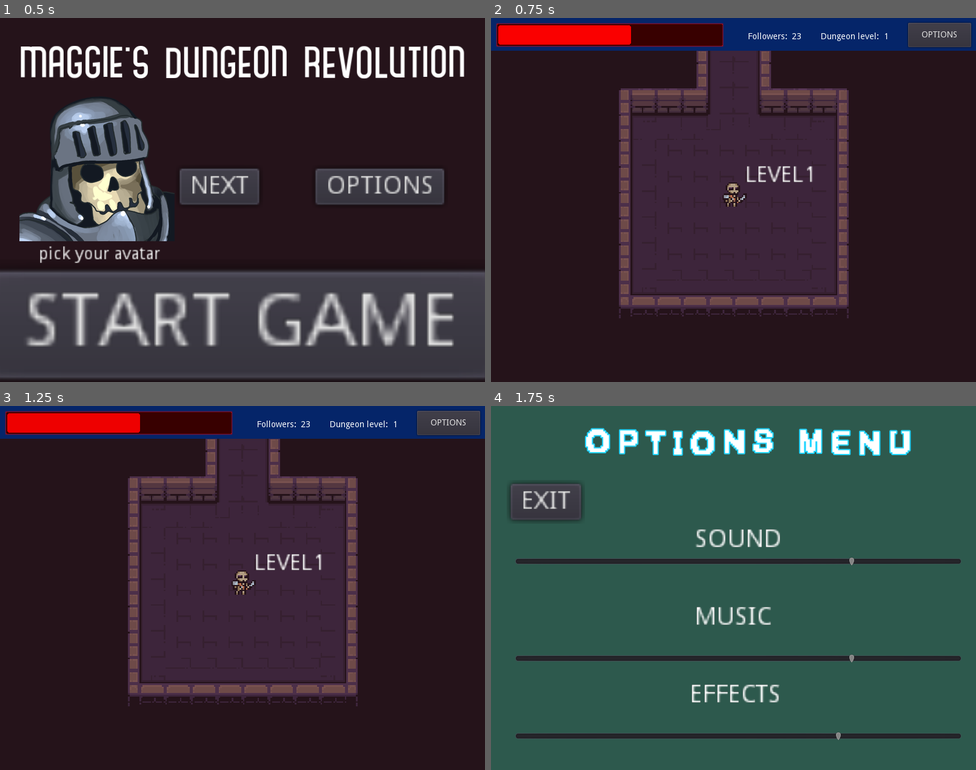
Above: before the commit, frames 1-4 (two rows, left to right).
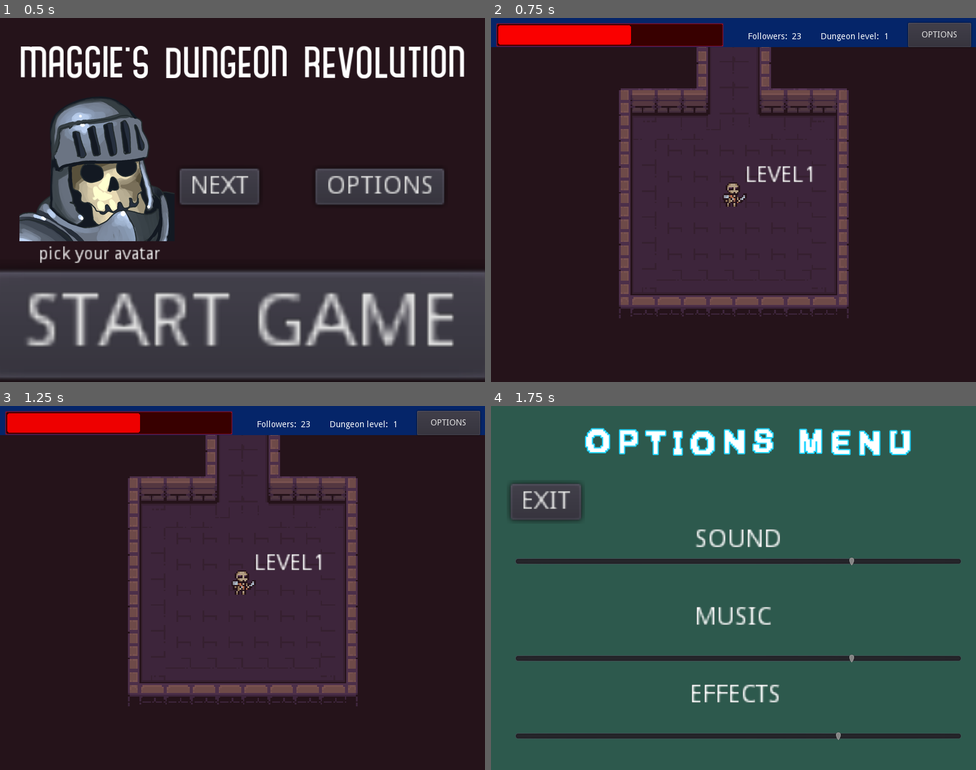
Above: after the commit, the same moments.

Repository: ktosox/Godot_Wild_06_2020
Game: Godot game, scene res://SplashScreen.tscn
Two runs of this game, one before a commit and one after it. Both use one fixed random seed, a clock stepped at 60 frames per second and the inputs below. Sound files missing from this copy of the repository are replaced by a short silence.
Inputs:
- Up to frame 1 (0.5 s): no input
- Up to frame 2 (0.75 s): click "START GAME" at 0.5 s
- Up to frame 3 (1.25 s): no input
- Up to frame 4 (1.75 s): click "OPTIONS" at 1.25 s

Frame 1 is identical in both runs. In frame 2, 1.0% of the frame differs, in the area x 0-100%, y 8-9%; in frame 3, 1.0%; in frame 4, nothing differs.

Commit message:
working on enemy combat code

Diff:
--- a/Game/Battle/Battle_View.gd
+++ b/Game/Battle/Battle_View.gd
@@ -30,6 +30,8 @@
 
 var playerStatus = [] #status ID followed by time in turns
 var enemyStatus = []
+
+var enemySkillState = [0,0,0,0,0] # keeps the cooldown state for enemy skills
 
 onready var textField = $VBoxContainer/ButtonSpace/RichTextLabel
 
@@ -152,7 +154,11 @@
 	pass
 
 func enemy_turn():
-	#tick CDs
+	#tick cooldowns
+	for z in [0,1,2,3,4] :
+		if(enemySkillState[z] > 0):
+			enemySkillState[z]-=1
+
 
 	if(enemyStatus.size()>0):
 		print("enemy has a ststus effect!")
@@ -206,6 +212,60 @@
 ##	trgt_bttn.toggle_border(true)
 ##	trgt_bttn.hint_tooltip = skill_data[0] +  '\n' + skill_data[1]
 #	pass
+
+func enemy_attack():
+	#pick an attack
+	var skill_pool = [1,2,3,4,5]
+	for z in [0,1,2,3,4] :
+		if enemySkillState[z] !=0 :
+			skill_pool.remove(z)
+
+	var base_dmg = 0
+#	var selected_skill = SM.get_skill(skill_map[bttn])
+#	print(selected_skill)
+#	if (selected_skill["Cooldown"]!=0):
+#		button_map[bttn].CD = selected_skill["Cooldown"]
+#		button_map[bttn].toggle_border(false)
+#	base_dmg+=selected_skill["Damange"]
+#	if(base_dmg!=0):
+#		base_dmg+=playerMod
+#		playerMod=0
+#		enemy_hp_bar.value-=base_dmg
+#		if(enemy_hp_bar.value<=0):
+#			enemy_defeat()
+#	enemyStatus=[selected_skill["StatusType"],selected_skill["StatusTurns"]]
+#	if(selected_skill["PlayerMod"]!=0):
+#		playerMod = selected_skill["PlayerMod"]
+#	if(selected_skill["EnemyMod"]!=0):
+#		enemyMod = selected_skill["EnemyMod"]
+
+
+
+
+
+
+#	if(skill[4]<0):
+#		GM.set_player_HP(skill[4])
+#
+#		if(GM.playerHP<0):
+#			player_defeat()
+#	print("dmg player for "+String(skill[4]))
+#	if(skill[3]>0):
+#		print("enemy heals self for "+String(skill[3]))
+#		enemy_morale += skill[3]
+#
+#		enemy_hp_bar.value = enemy_morale
+
+	#player_hp_bar.value = GM.playerHP
+
+#	textField.append_bbcode("The enemy decided to "+skill[0])
+#	textField.newline()
+#	if(textField.get_line_count()>6):
+#		textField.remove_line(0)
+	player_turn()
+	pass
+
+
 
 func negociate_step1():
 	current_step = 1
@@ -417,31 +477,7 @@
 		negociate_step1()
 	pass
 
-func enemy_attack():
-	#pick an attack
-	var random_skill = 1 + randi()%10
-
-
-#	if(skill[4]<0):
-#		GM.set_player_HP(skill[4])
-#
-#		if(GM.playerHP<0):
-#			player_defeat()
-#	print("dmg player for "+String(skill[4]))
-#	if(skill[3]>0):
-#		print("enemy heals self for "+String(skill[3]))
-#		enemy_morale += skill[3]
-#
-#		enemy_hp_bar.value = enemy_morale
-
-	#player_hp_bar.value = GM.playerHP
-
-#	textField.append_bbcode("The enemy decided to "+skill[0])
-#	textField.newline()
-#	if(textField.get_line_count()>6):
-#		textField.remove_line(0)
-	player_turn()
-	pass
+
 
 func player_defeat():
 
--- a/Game/Battle/Battle_View.tscn
+++ b/Game/Battle/Battle_View.tscn
@@ -96,7 +96,7 @@
 [node name="ActorSpace" type="ColorRect" parent="VBoxContainer"]
 self_modulate = Color( 0.717647, 0.717647, 0.717647, 0.196078 )
 margin_right = 800.0
-margin_bottom = 316.0
+margin_bottom = 328.0
 size_flags_horizontal = 3
 size_flags_vertical = 3
 size_flags_stretch_ratio = 0.8
@@ -116,13 +116,14 @@
 
 [node name="BarSpace" type="ColorRect" parent="VBoxContainer"]
 self_modulate = Color( 1, 1, 1, 0.741176 )
-margin_top = 320.0
+margin_top = 332.0
 margin_right = 800.0
-margin_bottom = 356.0
-rect_min_size = Vector2( 0, 36 )
+margin_bottom = 396.0
+rect_min_size = Vector2( 0, 64 )
 color = Color( 0, 0.203922, 0.388235, 1 )
 
 [node name="ChaosBar" type="ProgressBar" parent="VBoxContainer/BarSpace"]
+visible = false
 modulate = Color( 1, 0, 0.933333, 1 )
 material = SubResource( 2 )
 anchor_top = 0.5
@@ -140,6 +141,7 @@
 }
 
 [node name="ConvinceBar" type="ProgressBar" parent="VBoxContainer/BarSpace"]
+visible = false
 modulate = Color( 1, 0.968627, 0.137255, 1 )
 material = SubResource( 2 )
 anchor_top = 0.5
@@ -157,35 +159,57 @@
 }
 
 [node name="PlayerHP" type="ProgressBar" parent="VBoxContainer/BarSpace"]
-modulate = Color( 1, 0, 0, 1 )
+self_modulate = Color( 1, 0, 0, 1 )
 material = SubResource( 3 )
 margin_left = 32.0
-margin_top = 4.0
+margin_top = 12.0
 margin_right = 288.0
-margin_bottom = 32.0
+margin_bottom = 52.0
 value = 50.0
 percent_visible = false
 __meta__ = {
 "_edit_use_anchors_": false
 }
 
+[node name="Label" type="Label" parent="VBoxContainer/BarSpace/PlayerHP"]
+margin_left = 112.0
+margin_top = 8.0
+margin_right = 152.0
+margin_bottom = 22.0
+rect_scale = Vector2( 2, 2 )
+text = "HP"
+__meta__ = {
+"_edit_use_anchors_": false
+}
+
 [node name="EnemyHP" type="ProgressBar" parent="VBoxContainer/BarSpace"]
-modulate = Color( 1, 0, 0, 1 )
+self_modulate = Color( 1, 0, 0, 1 )
 material = SubResource( 4 )
 margin_left = 512.0
-margin_top = 4.0
+margin_top = 12.0
 margin_right = 768.0
-margin_bottom = 32.0
+margin_bottom = 52.0
 percent_visible = false
 __meta__ = {
 "_edit_use_anchors_": false
 }
 
+[node name="Label2" type="Label" parent="VBoxContainer/BarSpace/EnemyHP"]
+margin_left = 112.0
+margin_top = 8.0
+margin_right = 152.0
+margin_bottom = 22.0
+rect_scale = Vector2( 2, 2 )
+text = "HP"
+__meta__ = {
+"_edit_use_anchors_": false
+}
+
 [node name="ButtonSpace" type="ColorRect" parent="VBoxContainer"]
-margin_top = 360.0
+margin_top = 400.0
 margin_right = 800.0
 margin_bottom = 600.0
-rect_min_size = Vector2( 0, 240 )
+rect_min_size = Vector2( 0, 200 )
 mouse_filter = 2
 color = Color( 0, 0, 0, 1 )
 
@@ -224,7 +248,7 @@
 margin_left = 192.0
 margin_top = 8.0
 margin_right = 592.0
-margin_bottom = 224.0
+margin_bottom = 192.0
 custom_fonts/normal_font = ExtResource( 4 )
 bbcode_enabled = true
 __meta__ = {
@@ -256,8 +280,11 @@
 [node name="ButtonBlocker" type="ColorRect" parent="VBoxContainer/ButtonSpace"]
 margin_top = -2.0
 margin_right = 800.0
-margin_bottom = 240.0
+margin_bottom = 198.0
 color = Color( 0, 0, 0, 0.698039 )
+__meta__ = {
+"_edit_use_anchors_": false
+}
 
 [node name="EndScreen" type="ColorRect" parent="."]
 pause_mode = 2
--- a/Game/GameManager.gd
+++ b/Game/GameManager.gd
@@ -1,9 +1,6 @@
 extends Node
 
 
-# Declare member variables here. Examples:
-# var a = 2
-# var b = "text"
 var battleViewScene = preload("res://Battle/Battle_View.tscn")
 
 var creditsScene = "res://Credits.tscn"
@@ -15,22 +12,23 @@
 var guardPool = [load("res://Battle/Avatars/dark_knight_04.png"),load("res://Battle/Avatars/living_armor_01.png"),load("res://Battle/Avatars/living_armor_03.png")]
 var dudePool = [load("res://Battle/Avatars/goblin_02.png"),load("res://Battle/Avatars/troll_01.png"),load("res://Battle/Avatars/orc_02.png")]
 
-var playerSkillUpgrades=[false,false,false,false]
 
 
+#Key references used by multiple scenes
 var current_level
 var currentPlayer
 var currentBattle
+var battleCallerData
 
+#Player data
+var playerSkillUpgrades=[false,false,false,false]
 var playerHP = 100
 var playerHPMax = 100
 var playerAvatar = load("res://Battle/Avatars/skeleton_07.png")
 var SUPPORT = 0
-
 var inBattle = false
 
-var battleCallerData
-
+#These need to be updated to match the new color scheme
 export var colorLogical = Color()
 export var colorEmotion = Color()
 export var colorLawful = Color()
--- /dev/null
+++ b/Game/Node2D.tscn
@@ -0,0 +1,36 @@
+[gd_scene load_steps=5 format=2]
+
+[ext_resource path="res://RigidBody2D.gd" type="Script" id=1]
+[ext_resource path="res://icon.png" type="Texture" id=2]
+
+[sub_resource type="RectangleShape2D" id=1]
+extents = Vector2( 32, 32 )
+
+[sub_resource type="RectangleShape2D" id=2]
+extents = Vector2( 300, 10 )
+
+[node name="Node2D" type="Node2D"]
+
+[node name="RigidBody2D" type="RigidBody2D" parent="."]
+position = Vector2( 344, 136 )
+input_pickable = true
+mass = 9.0
+script = ExtResource( 1 )
+
+[node name="CollisionShape2D" type="CollisionShape2D" parent="RigidBody2D"]
+shape = SubResource( 1 )
+
+[node name="icon" type="Sprite" parent="RigidBody2D"]
+texture = ExtResource( 2 )
+
+[node name="StaticBody2D" type="StaticBody2D" parent="."]
+position = Vector2( 321.222, 279.178 )
+
+[node name="CollisionShape2D" type="CollisionShape2D" parent="StaticBody2D"]
+shape = SubResource( 2 )
+
+[node name="Polygon2D" type="Polygon2D" parent="StaticBody2D"]
+polygon = PoolVector2Array( -297.222, -7.17761, -297.222, 8.82239, 302.778, 8.82239, 302.778, -7.17761 )
+[connection signal="input_event" from="RigidBody2D" to="RigidBody2D" method="_on_RigidBody2D_input_event"]
+[connection signal="mouse_entered" from="RigidBody2D" to="RigidBody2D" method="_on_RigidBody2D_mouse_entered"]
+[connection signal="mouse_exited" from="RigidBody2D" to="RigidBody2D" method="_on_RigidBody2D_mouse_exited"]
--- a/Game/Player/Overlay.tscn
+++ b/Game/Player/Overlay.tscn
@@ -5,7 +5,7 @@
 
 [sub_resource type="ShaderMaterial" id=1]
 shader = ExtResource( 2 )
-shader_param/modulate = Color( 0.660759, 0.660759, 0.660759, 1 )
+shader_param/modulate = Color( 1, 1, 1, 1 )
 
 [sub_resource type="Animation" id=2]
 resource_name = "New Anim"
@@ -30,10 +30,13 @@
 [node name="Screen" type="VBoxContainer" parent="."]
 anchor_right = 1.0
 anchor_bottom = 1.0
+__meta__ = {
+"_edit_use_anchors_": false
+}
 
 [node name="Top" type="Control" parent="Screen"]
 margin_right = 800.0
-margin_bottom = 54.0
+margin_bottom = 48.0
 size_flags_horizontal = 3
 size_flags_vertical = 3
 size_flags_stretch_ratio = 0.1
@@ -45,24 +48,6 @@
 __meta__ = {
 "_edit_use_anchors_": false
 }
-
-[node name="HealthBar" type="ProgressBar" parent="Screen/Top"]
-modulate = Color( 1, 0, 0, 1 )
-material = SubResource( 1 )
-margin_left = 8.0
-margin_top = 8.0
-margin_right = 384.0
-margin_bottom = 48.0
-value = 60.0
-allow_lesser = true
-percent_visible = false
-__meta__ = {
-"_edit_use_anchors_": false
-}
-
-[node name="Loop" type="AnimationPlayer" parent="Screen/Top/HealthBar"]
-autoplay = "New Anim"
-"anims/New Anim" = SubResource( 2 )
 
 [node name="Followers" type="Control" parent="Screen/Top"]
 margin_left = 416.0
@@ -120,22 +105,46 @@
 }
 
 [node name="Middle" type="MarginContainer" parent="Screen"]
-margin_top = 58.0
+margin_top = 52.0
 margin_right = 800.0
-margin_bottom = 600.0
+margin_bottom = 535.0
 size_flags_horizontal = 3
 size_flags_vertical = 3
 __meta__ = {
 "_edit_use_anchors_": false
 }
 
-[node name="Options" type="Button" parent="."]
+[node name="Bottom" type="Control" parent="Screen"]
+margin_top = 539.0
+margin_right = 800.0
+margin_bottom = 599.0
+rect_min_size = Vector2( 0, 60 )
+
+[node name="Options" type="Button" parent="Screen/Bottom"]
 margin_left = 688.0
-margin_top = 8.0
+margin_top = -531.0
 margin_right = 792.0
-margin_bottom = 48.0
+margin_bottom = -491.0
 text = "OPTIONS"
 __meta__ = {
 "_edit_use_anchors_": false
 }
-[connection signal="pressed" from="Options" to="." method="_on_Options_pressed"]
+
+[node name="HealthBar" type="ProgressBar" parent="Screen/Bottom"]
+modulate = Color( 1, 0, 0, 1 )
+material = SubResource( 1 )
+margin_left = 8.0
+margin_top = -531.0
+margin_right = 384.0
+margin_bottom = -491.0
+value = 60.0
+allow_lesser = true
+percent_visible = false
+__meta__ = {
+"_edit_use_anchors_": false
+}
+
+[node name="Loop" type="AnimationPlayer" parent="Screen/Bottom/HealthBar"]
+autoplay = "New Anim"
+"anims/New Anim" = SubResource( 2 )
+[connection signal="pressed" from="Screen/Bottom/Options" to="." method="_on_Options_pressed"]
--- a/Game/Player/Player.gd
+++ b/Game/Player/Player.gd
@@ -75,5 +75,5 @@
 	pass
 
 func update_HP(value):
-	$Overlay/Screen/Top/HealthBar.value = value
-	$Overlay/Screen/Top/HealthBar/Loop.playback_speed = 80/value
+	$Overlay/Screen/Bottom/HealthBar.value = value
+	$Overlay/Screen/Bottom/HealthBar/Loop.playback_speed = 80/value
--- /dev/null
+++ b/Game/RigidBody2D.gd
@@ -0,0 +1,23 @@
+extends RigidBody2D
+
+var follow_mouse = false
+
+
+func _physics_process(delta):
+	if(follow_mouse):
+		var target =  get_global_mouse_position()-global_position
+		if(target.length()>50):
+			self.apply_central_impulse(target * (300/target.length_squared())  )
+		else:
+			self.apply_central_impulse(target.clamped(30))
+
+func _input(event):
+
+	if(event.is_action_pressed("ui_accept")):
+		follow_mouse = false
+
+
+
+func _on_RigidBody2D_mouse_entered():
+	follow_mouse = true
+	pass # Replace with function body.
